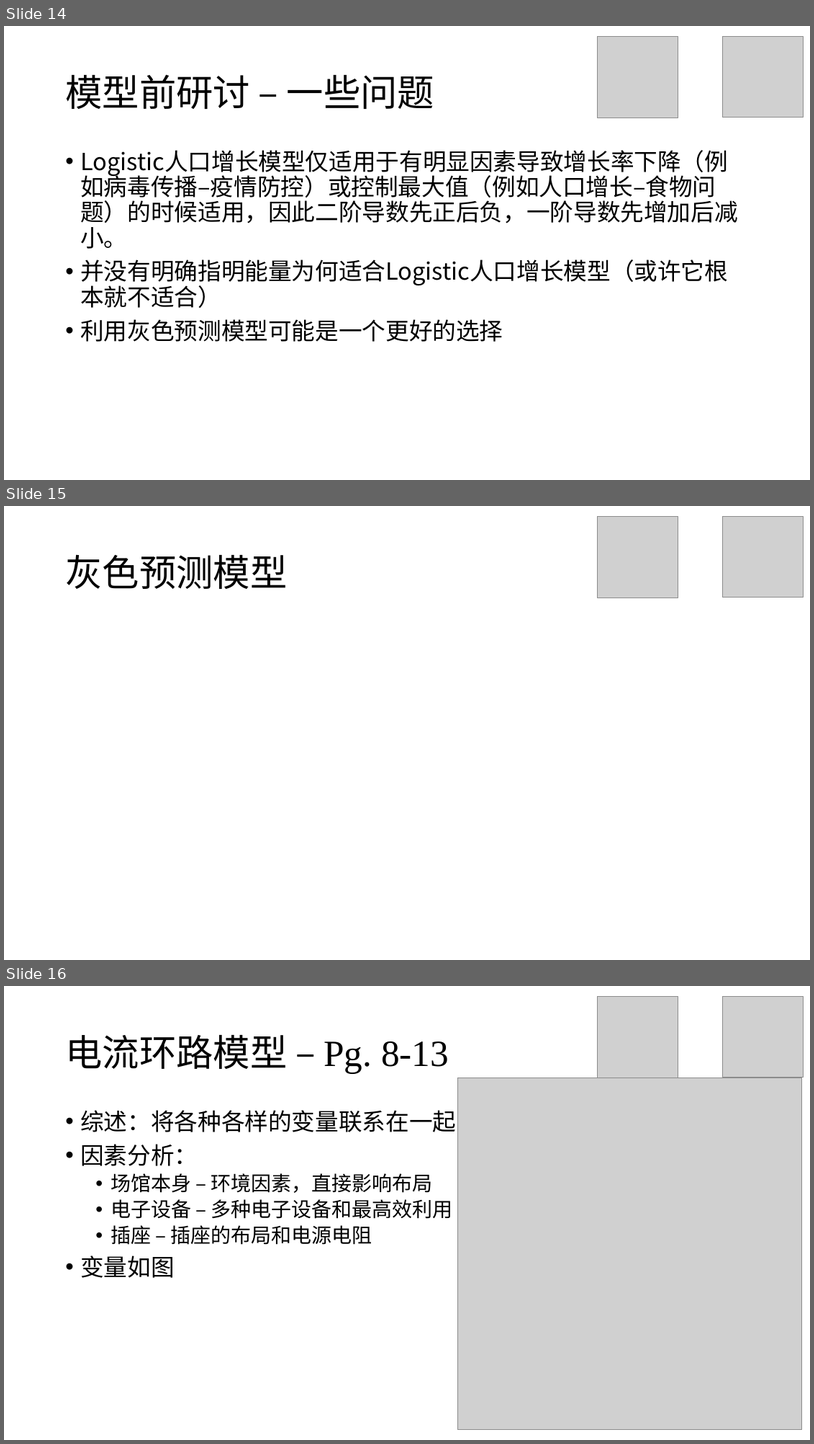
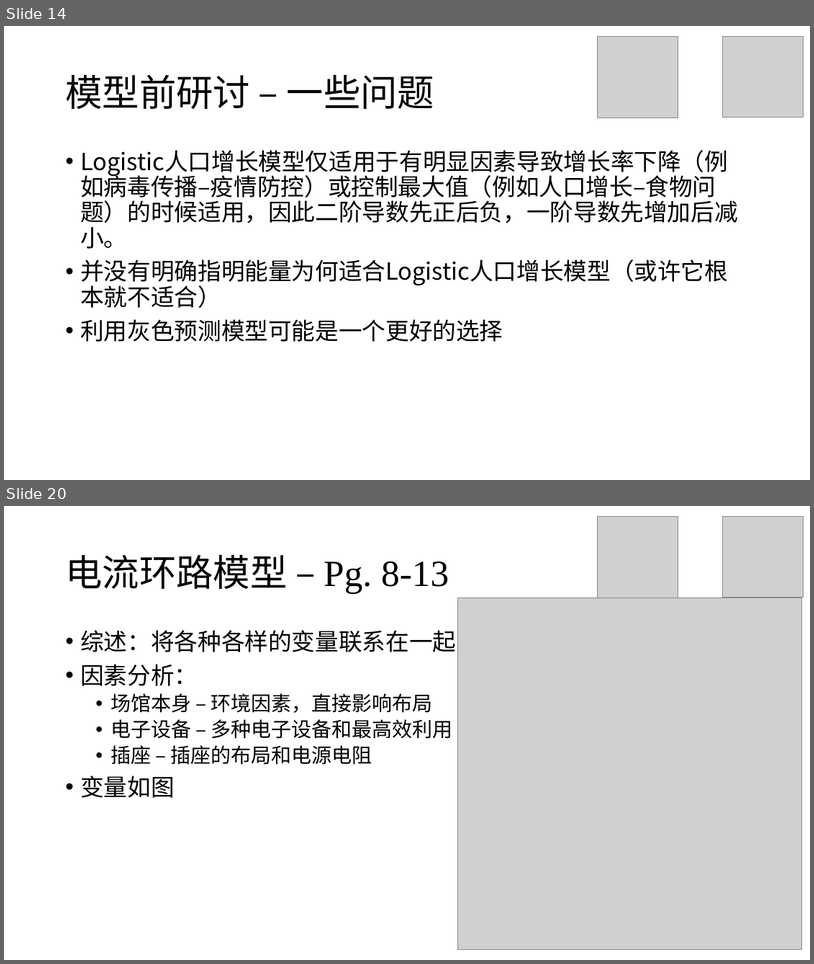
Before and after one commit to stOOrz-Science-Mind/2019_HiMCM_A_10005, a slide deck: 10005.pptx. Shown one above the other, each under a label of ours: slides 14, 15 and 16 before the commit, slides 14 and 20 after it; the slides between them are not shown. The pictures are 814x1444 and 814x964 pixels, drawn with LibreOffice and Linux fonts; fonts in the diff are those of the drawing; grey boxes stand for pictures. Boxes give left, top, right and bottom in pixels: in the first picture for what was removed or moved away, otherwise in the second. Text is boxed around its words. In the diff, an @@ line names an element or a change of style, - is before the commit and + after.

```diff
--- a/10005.pptx
+++ b/10005.pptx
@@ slide 15 removed at [4,506,810,960], background #FFFFFF @@
@@ picture removed at [598,516,679,597] @@
@@ picture removed at [723,516,804,597] @@
@@ title removed at [65,554,287,589] @@
-灰色预测模型
@@ what was slide 16 is now slide 20 @@
```
Also in this commit, not shown: 5 slides added, 1 other file.
